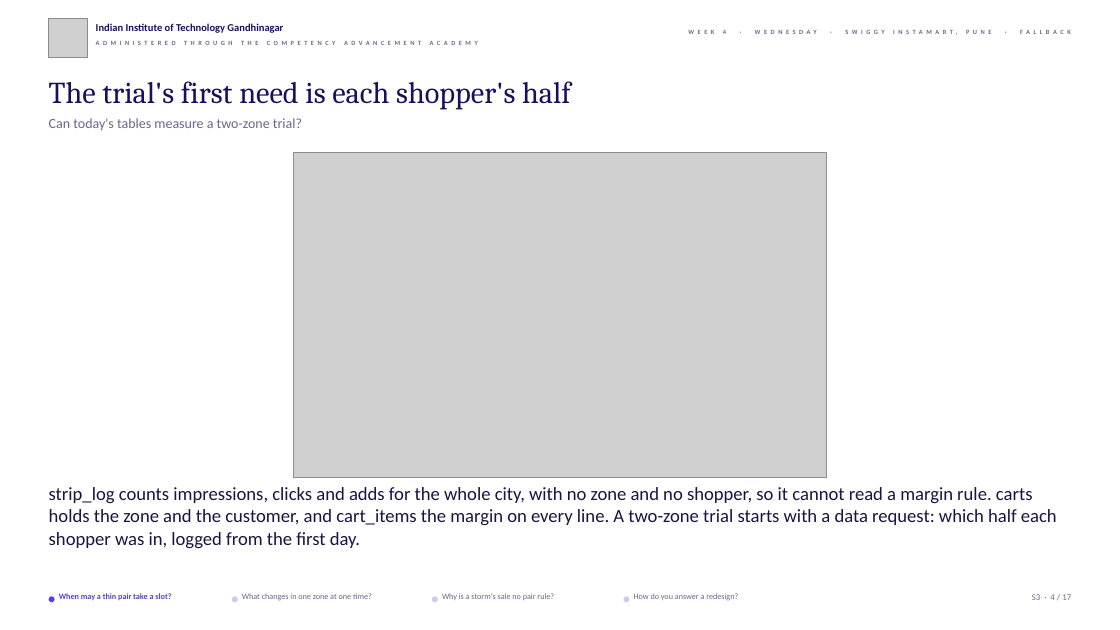
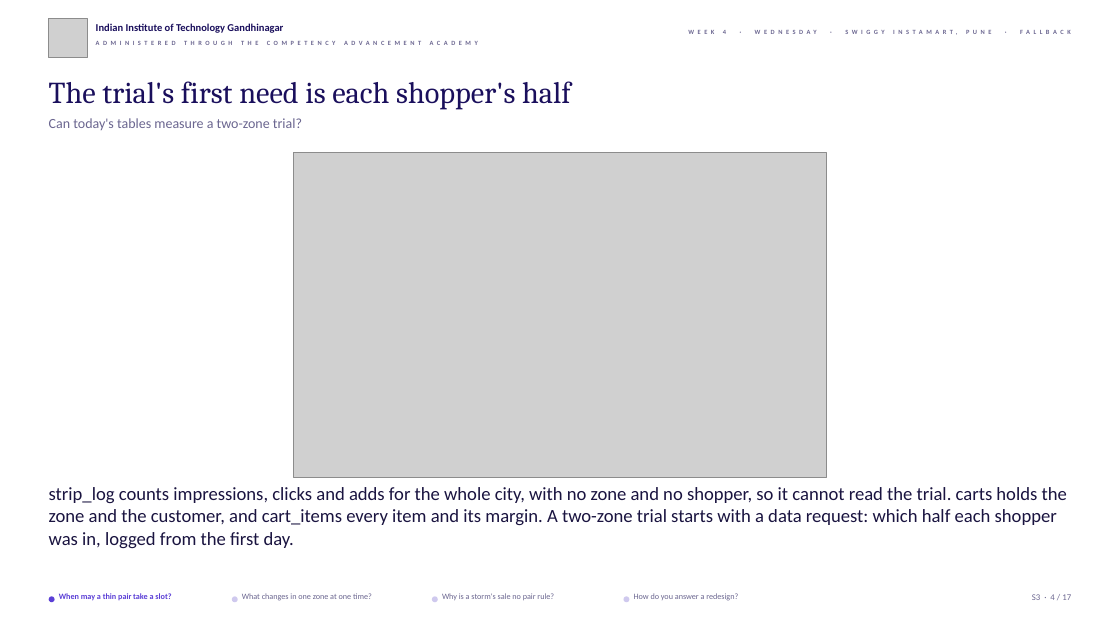
Before and after one commit to fde-academy-lab/c2-content-factory, a slide deck: slide 4 of content/W04/D3/slides/C2_W04_D03_fallback_STUDENT.pptx. Drawn at 1120x630 pixels with LibreOffice and Linux fonts; fonts in the diff are those of the drawing; grey boxes stand for pictures; background and template pictures are left out. Boxes give left, top, right and bottom in pixels: in the first picture for what was removed or moved away, otherwise in the second. Text is boxed around its words. In the diff, an @@ line names an element or a change of style, - is before the commit and + after.

```diff
--- a/content/W04/D3/slides/C2_W04_D03_fallback_STUDENT.pptx
+++ b/content/W04/D3/slides/C2_W04_D03_fallback_STUDENT.pptx
@@ text at <box>49,487,1067,548</box>: text changed @@
-strip_log counts impressions, clicks and adds for the whole city, with no zone and no shopper, so it cannot read a margin rule. carts holds the zone and the customer, and cart_items the margin on every line. A two-zone trial starts with a data request: which half each shopper was in, logged from the first day.
+strip_log counts impressions, clicks and adds for the whole city, with no zone and no shopper, so it cannot read the trial. carts holds the zone and the customer, and cart_items every item and its margin. A two-zone trial starts with a data request: which half each shopper was in, logged from the first day.
```
Also in this commit, not shown: 1 other slide changed, 12 other files.
